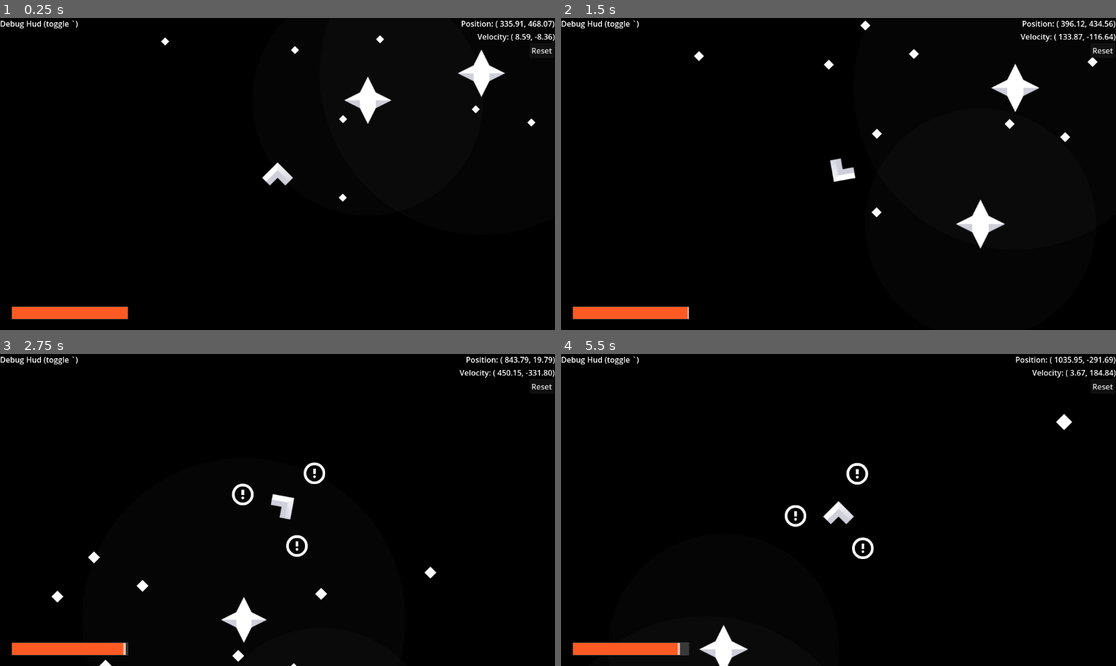
Above: before the commit, frames 1-4 (two rows, left to right).
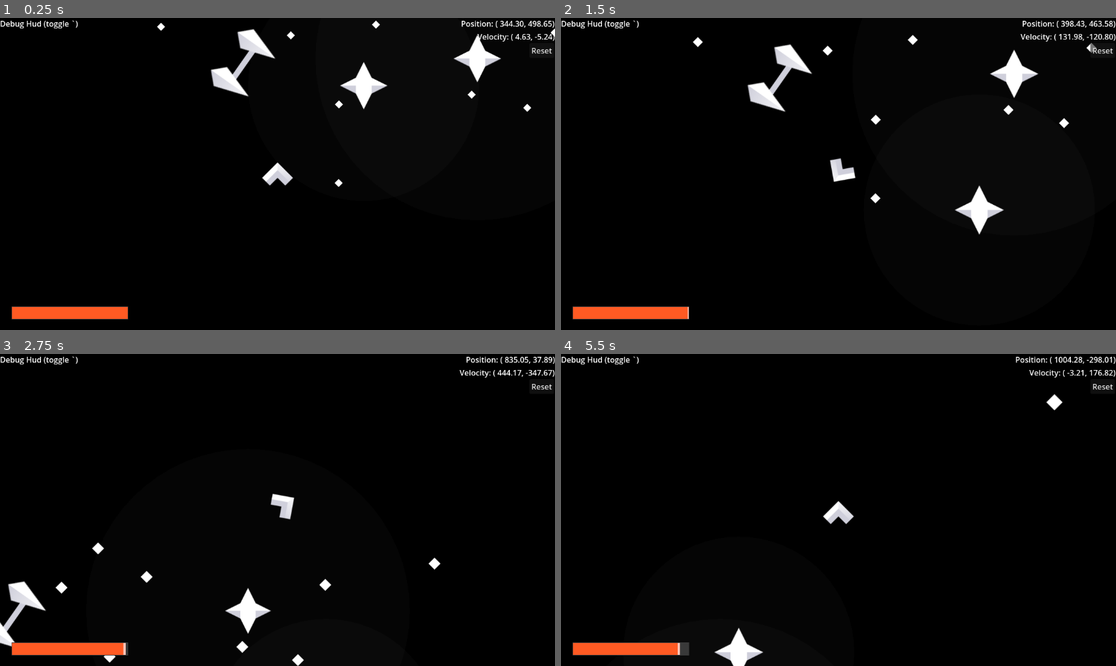
Above: after the commit, the same moments.

Repository: SpaceDemonMars/Spaceship-Slinger
Game: Godot game, scene res://Scenes/dev_testing.tscn
Same seed, same stepped clock (60 frames per second), same inputs: the game is played once before the commit and once after it.
Inputs:
- Up to frame 1 (0.25 s): no input
- Up to frame 2 (1.5 s): hold Right (Right) 0.53-1.28 s; hold Down (ThrustBackwards) from 1.28 s (still down)
- Up to frame 3 (2.75 s): release Down (ThrustBackwards) at 2.03 s; hold Right (Right) from 2.03 s (still down)
- Up to frame 4 (5.5 s): release Right (Right) at 2.78 s; hold Down (ThrustBackwards) 2.78-3.53 s; hold Left (Left) 3.53-5.03 s; hold Down (ThrustBackwards) from 5.03 s (still down)

The runs differ from the first frame. In frame 1, 2.5% of the frame differs, in the area x 28-100%, y 0-60%; in frame 2, 2.8%, in the area x 23-100%, y 0-74%; in frame 3, 2.3%; in frame 4, 1.5%.

Commit message:
Boost Gates

Diff:
--- /dev/null
+++ b/starship-slinger/Objects/obj_Booster.tscn
@@ -0,0 +1,20 @@
+[gd_scene load_steps=4 format=3 uid="uid://cms2tpxiskl64"]
+
+[ext_resource type="Script" uid="uid://bjcm1gn2tjsu6" path="res://Scripts/booster.gd" id="1_08vwo"]
+[ext_resource type="Texture2D" uid="uid://cg0uxunv0pj8p" path="res://Assets/Sprites/Ships/ship_sidesD.png" id="2_28tu7"]
+
+[sub_resource type="RectangleShape2D" id="RectangleShape2D_deyib"]
+size = Vector2(98, 90)
+
+[node name="ObjBooster" type="Area2D"]
+script = ExtResource("1_08vwo")
+
+[node name="Sprite2D" type="Sprite2D" parent="."]
+scale = Vector2(1.5, 1.5)
+texture = ExtResource("2_28tu7")
+
+[node name="CollisionShape2D" type="CollisionShape2D" parent="."]
+position = Vector2(0, -1)
+shape = SubResource("RectangleShape2D_deyib")
+
+[connection signal="area_entered" from="." to="." method="_on_area_entered"]
--- a/starship-slinger/Objects/obj_gravity.tscn
+++ b/starship-slinger/Objects/obj_gravity.tscn
@@ -2,7 +2,7 @@
 
 [ext_resource type="Script" uid="uid://dgvs2cluxd6ia" path="res://Scripts/gravity_motion.gd" id="1_50drk"]
 [ext_resource type="Texture2D" uid="uid://btba30sv1pgol" path="res://Assets/Sprites/Asteroids/star_large.png" id="1_mes75"]
-[ext_resource type="Script" uid="uid://bacexohnfskol" path="res://Objects/gravity_visual.gd" id="2_t4x7n"]
+[ext_resource type="Script" uid="uid://bacexohnfskol" path="res://Scripts/gravity_visual.gd" id="2_t4x7n"]
 [ext_resource type="Script" uid="uid://cj7eob7o7o26x" path="res://Scripts/star_flair.gd" id="3_65g4h"]
 
 [sub_resource type="CircleShape2D" id="CircleShape2D_t4x7n"]
--- a/starship-slinger/Scenes/dev_testing.tscn
+++ b/starship-slinger/Scenes/dev_testing.tscn
@@ -5,7 +5,7 @@
 [ext_resource type="PackedScene" uid="uid://bwlgokpejl4a6" path="res://Scenes/debug_hud.tscn" id="3_cr7m2"]
 [ext_resource type="PackedScene" uid="uid://ck5m2gr4453nq" path="res://Scenes/gameplay_hud.tscn" id="4_travu"]
 [ext_resource type="PackedScene" uid="uid://b00i4vxcyrf80" path="res://Objects/obj_backgroundManager.tscn" id="5_travu"]
-[ext_resource type="PackedScene" uid="uid://ckq10wjfyh588" path="res://Objects/obj_playspace.tscn" id="6_d7lav"]
+[ext_resource type="PackedScene" uid="uid://cms2tpxiskl64" path="res://Objects/obj_Booster.tscn" id="6_d7lav"]
 
 [node name="DevTesting" type="Node2D"]
 
@@ -13,7 +13,7 @@
 starCount = 10
 
 [node name="ObjPlayer" parent="." instance=ExtResource("1_he8rk")]
-position = Vector2(335, 469)
+position = Vector2(344, 499)
 
 [node name="ObjGravity" parent="." instance=ExtResource("2_c5b5h")]
 position = Vector2(759, 259)
@@ -32,6 +32,6 @@
 wellSize = 5.0
 showGravity = false
 
-[node name="ObjPlayspace" parent="." instance=ExtResource("6_d7lav")]
-position = Vector2(416.99997, 379)
-scale = Vector2(38.345, 21.47)
+[node name="ObjBooster" parent="." instance=ExtResource("6_d7lav")]
+position = Vector2(273, 271)
+rotation = -4.099778
--- a/starship-slinger/Scripts/background_manager.gd
+++ b/starship-slinger/Scripts/background_manager.gd
@@ -2,7 +2,7 @@
 
 @export var starCount : int = 10
 @export var starSkewstr := .001
-@export var skewSpeed = 600
+@export var skewSpeed = 700
 var star := preload("res://Objects/obj_backgroundStar.tscn")
 
 # Called when the node enters the scene tree for the first time.
--- a/starship-slinger/Scripts/background_star.gd
+++ b/starship-slinger/Scripts/background_star.gd
@@ -2,6 +2,7 @@
 
 var spawnRange = 256 + 128
 @export var doRelocate := true
+
 
 # Called when the node enters the scene tree for the first time.
 func _ready() -> void:
--- /dev/null
+++ b/starship-slinger/Scripts/booster.gd
@@ -0,0 +1,9 @@
+extends Area2D
+
+@export var boostStr : float = 500
+
+func _on_area_entered(area: Area2D) -> void:
+	if area.get_parent().name == "ObjPlayer":
+		var addedSpeed = Vector2.UP.rotated(rotation) * boostStr
+		print(addedSpeed)
+		area.get_parent().velocity += addedSpeed
Not shown, added: starship-slinger/Scripts/booster.gd.uid
Renamed: starship-slinger/Objects/gravity_visual.gd -> starship-slinger/Scripts/gravity_visual.gd
Renamed: starship-slinger/Objects/gravity_visual.gd.uid -> starship-slinger/Scripts/gravity_visual.gd.uid
